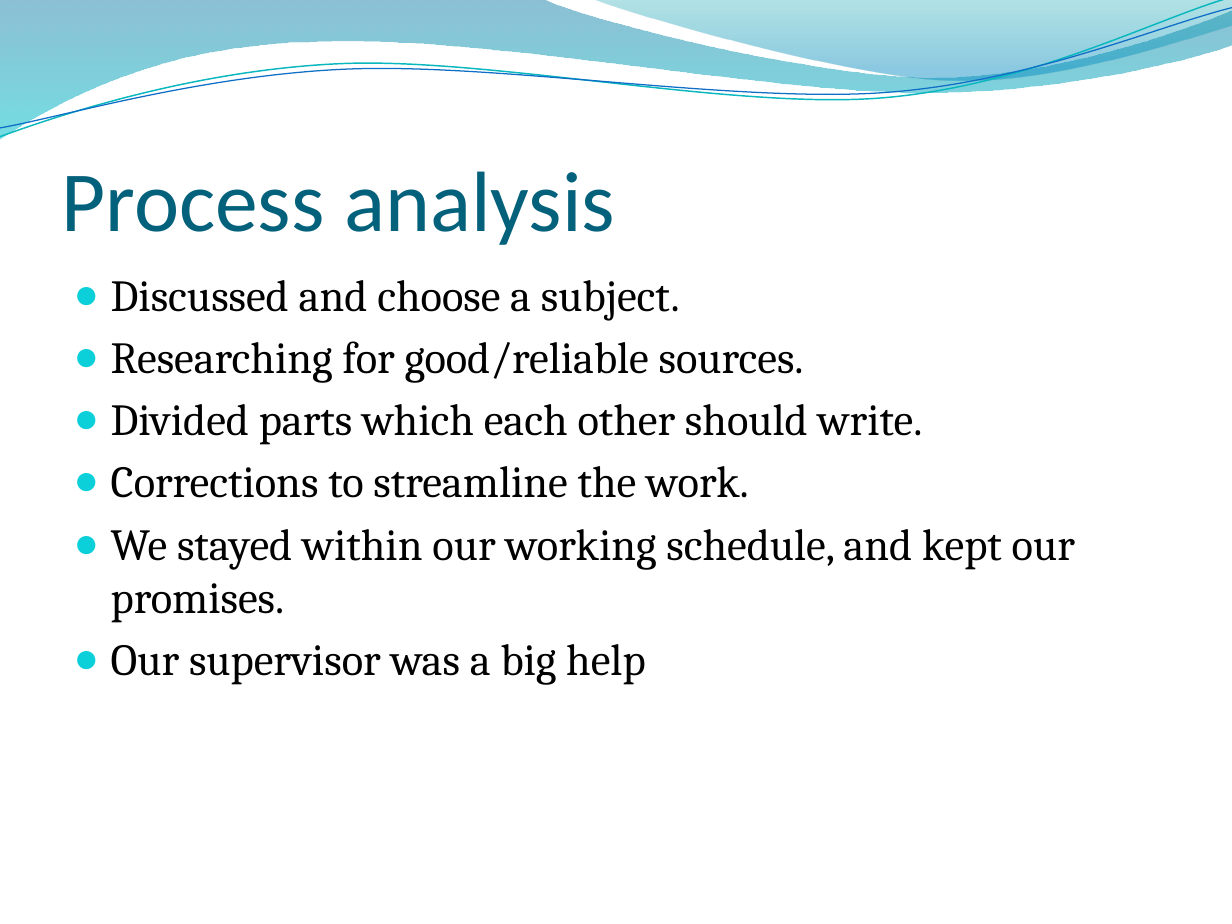
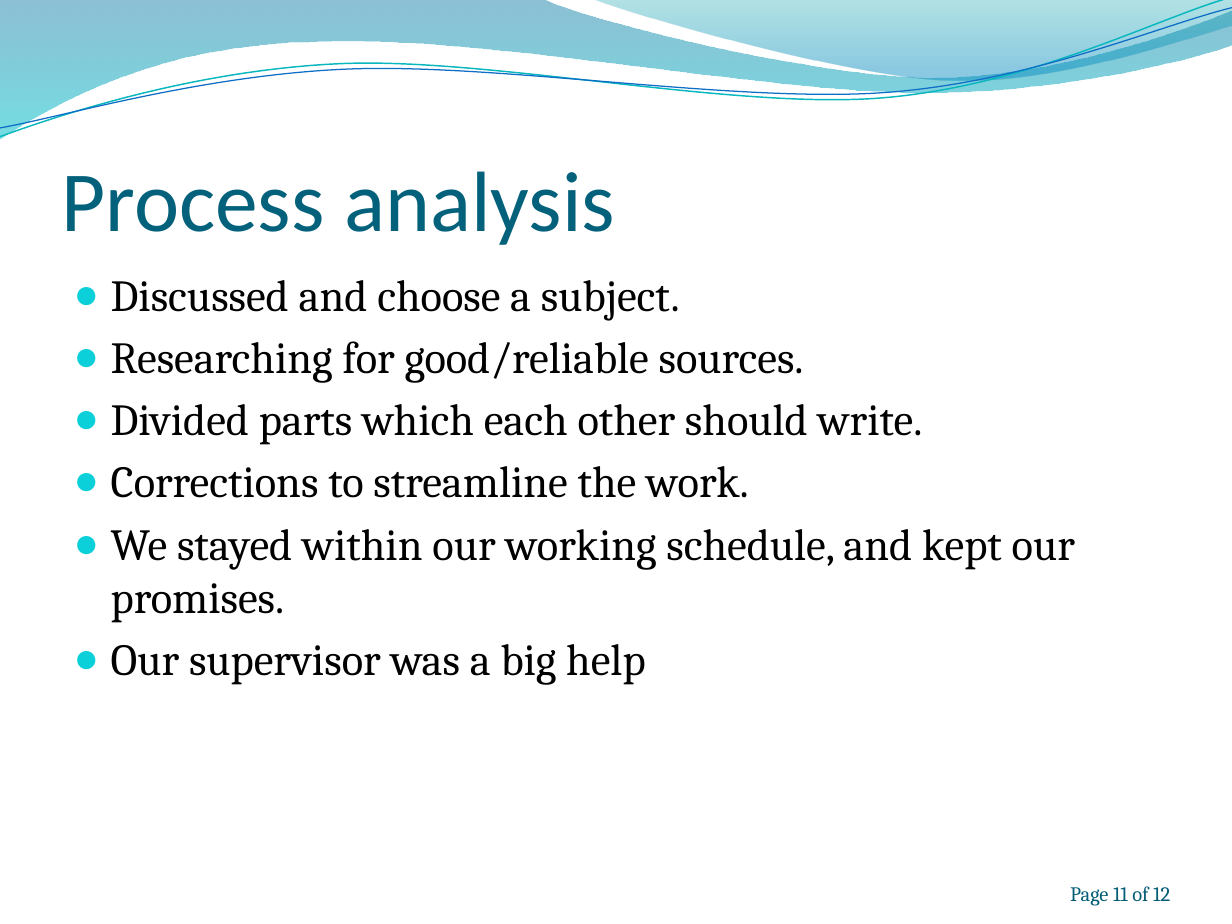
Before and after one commit to christianokeeffe/p0-uni, a slide deck: slide 11 of p0-uni/IMEI abuse on Android smartphones.pptx. Drawn at 1232x924 pixels with LibreOffice and Linux fonts; fonts in the diff are those of the drawing; background and template pictures are left out. Boxes give left, top, right and bottom in pixels: in the first picture for what was removed or moved away, otherwise in the second. Text is boxed around its words. In the diff, an @@ line names an element or a change of style, - is before the commit and + after.

```diff
--- a/p0-uni/IMEI abuse on Android smartphones.pptx
+++ b/p0-uni/IMEI abuse on Android smartphones.pptx
@@ text added at <box>1070,886,1170,906</box>, 12 pt, text #045D75 @@
+Page 11 of 12
```
Also in this commit, not shown: 11 other slides changed.
